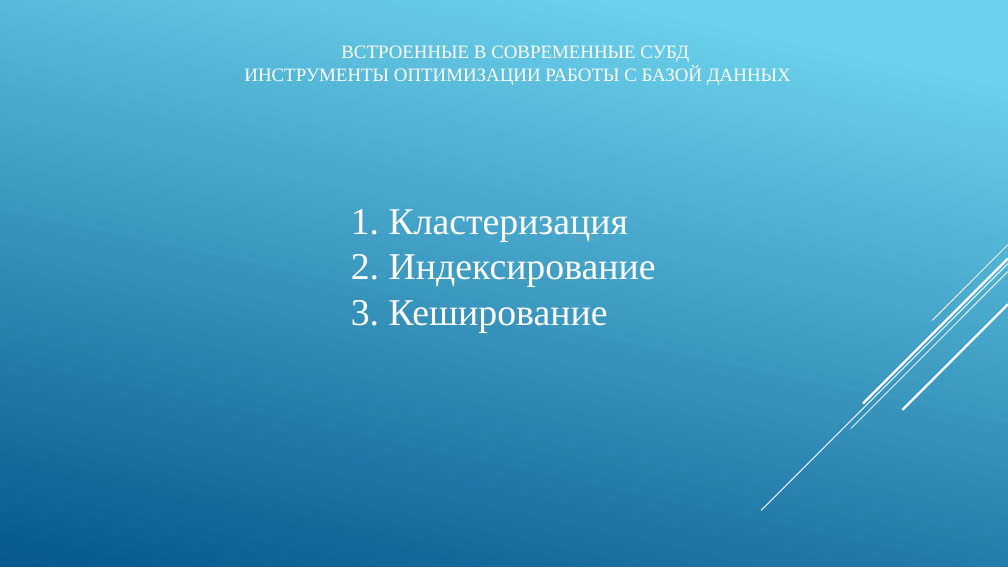
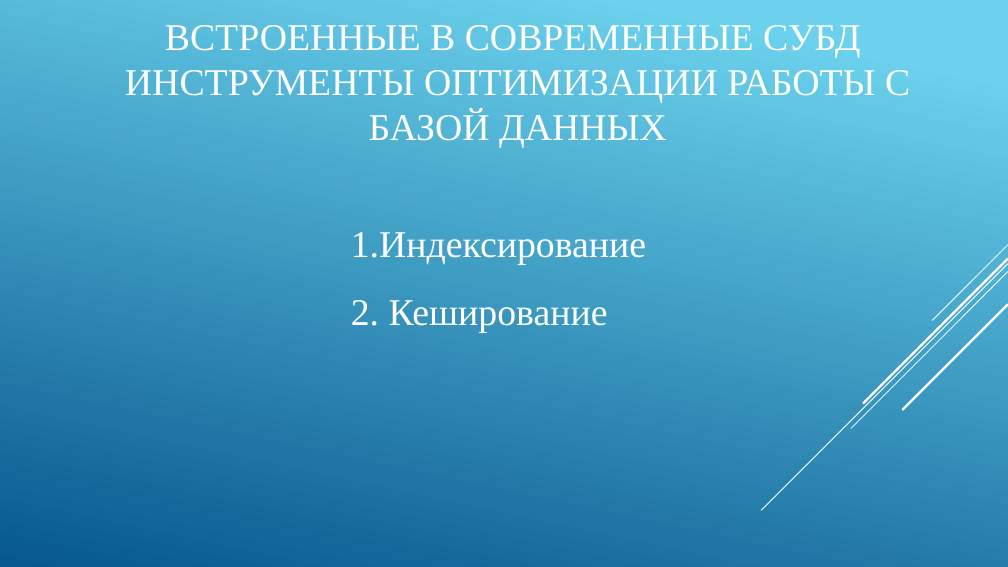
Before and after one commit to IgorTyutyunov/-, a slide deck: slide 4 of ВКР_5.pptx. Drawn at 1008x567 pixels with LibreOffice and Linux fonts; fonts in the diff are those of the drawing. Boxes give left, top, right and bottom in pixels: in the first picture for what was removed or moved away, otherwise in the second. Text is boxed around its words. In the diff, an @@ line names an element or a change of style, - is before the commit and + after.

```diff
--- a/ВКР_5.pptx
+++ b/ВКР_5.pptx
@@ title "ВСТРОЕННЫЕ В СОВРЕМЕННЫЕ СУБД ИНСТРУМЕНТЫ ...": place and size @@
-title "ВСТРОЕННЫЕ В СОВРЕМЕННЫЕ СУБД ИНСТРУМЕНТЫ ..." at (244, 45, 791, 85)
+title "ВСТРОЕННЫЕ В СОВРЕМЕННЫЕ СУБД ИНСТРУМЕНТЫ ..." at (125, 25, 910, 148)
@@ title "ВСТРОЕННЫЕ В СОВРЕМЕННЫЕ СУБД ИНСТРУМЕНТЫ ..." at (125, 25, 910, 148): size 18 to 36 pt @@
@@ text "Индексирование" at (351, 232, 646, 332): line spacing 1 to 1.5 @@
@@ text at (389, 209, 628, 242): paragraph removed @@
-1. Кластеризация
```
Also in this commit, not shown: 1 other slide changed, 2 slides added, 2 slides removed, 1 other file.
